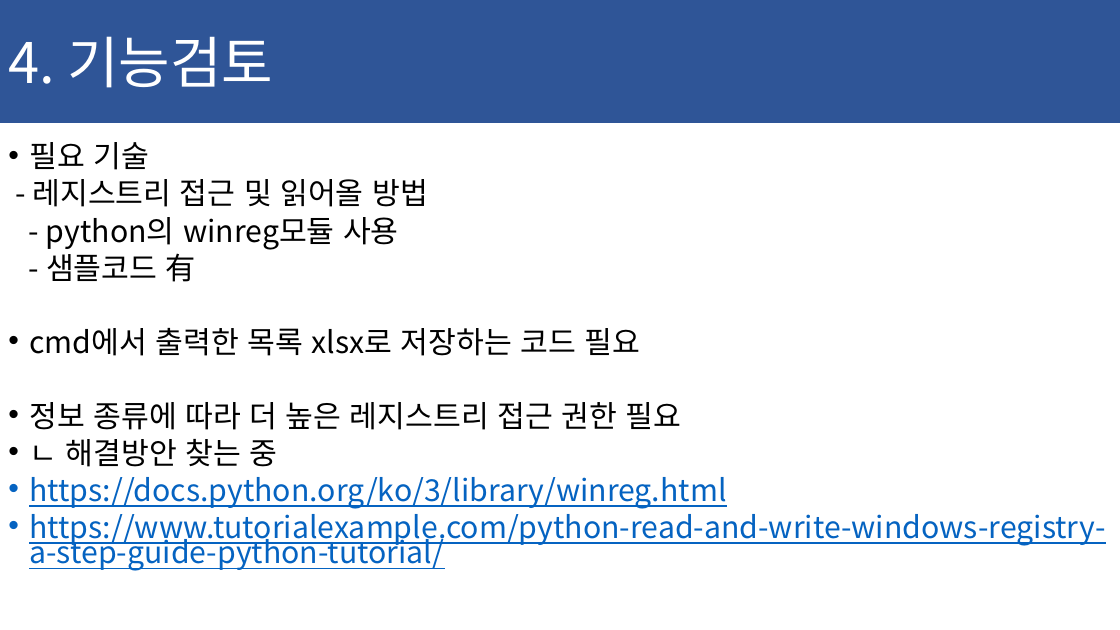
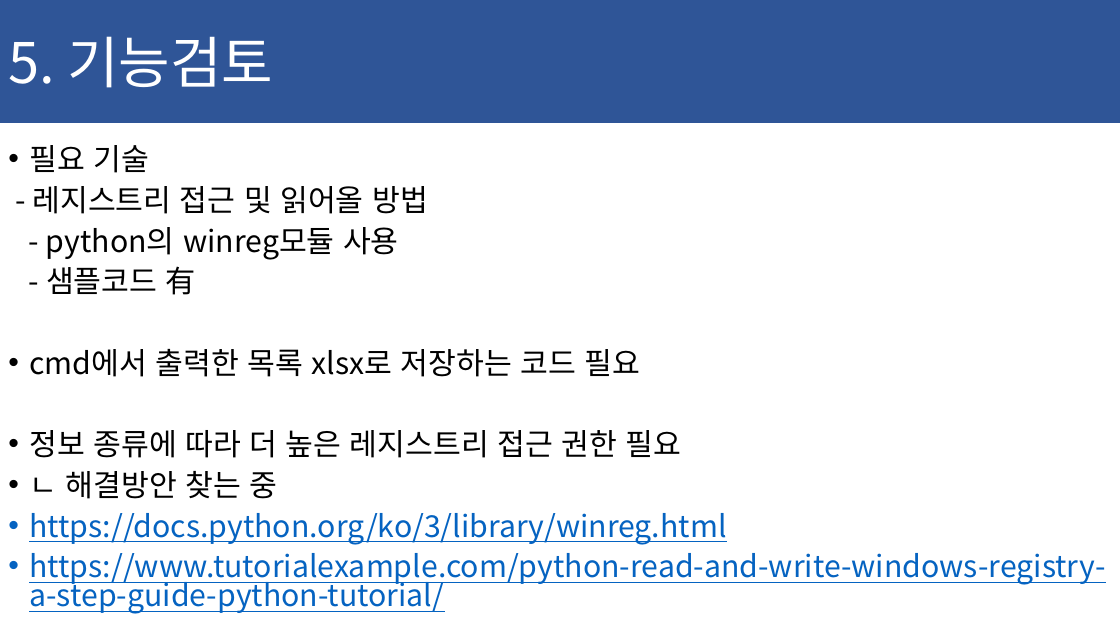
Before and after one commit to ChaeSung-Lee/DJ_InternShip, a slide deck: slide 28 of 2021_Summer/jp.hong/Project_BnD_jph.pptx. Drawn at 1120x630 pixels with LibreOffice and Linux fonts; fonts in the diff are those of the drawing. Boxes give left, top, right and bottom in pixels: in the first picture for what was removed or moved away, otherwise in the second. Text is boxed around its words. In the diff, an @@ line names an element or a change of style, - is before the commit and + after.

```diff
--- a/2021_Summer/jp.hong/Project_BnD_jph.pptx
+++ b/2021_Summer/jp.hong/Project_BnD_jph.pptx
@@ text in rectangle at <box>8,36,273,88</box>: text changed @@
-4. 기능검토
+5. 기능검토
@@ text "필요 기술" at <box>29,145,1105,614</box>: line spacing 0.7 to 0.8 @@
```
Also in this commit, not shown: 8 slides added.
